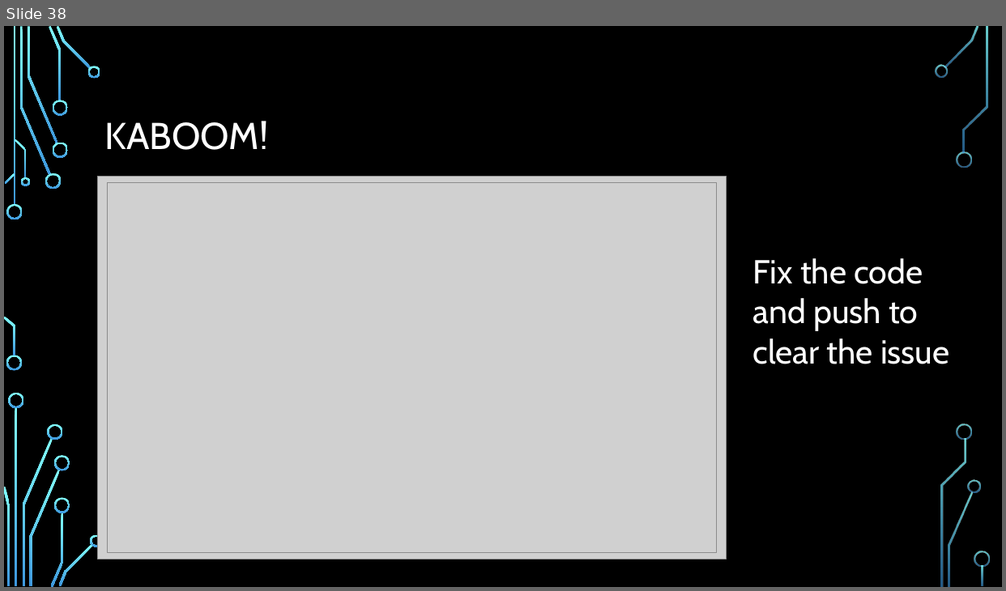
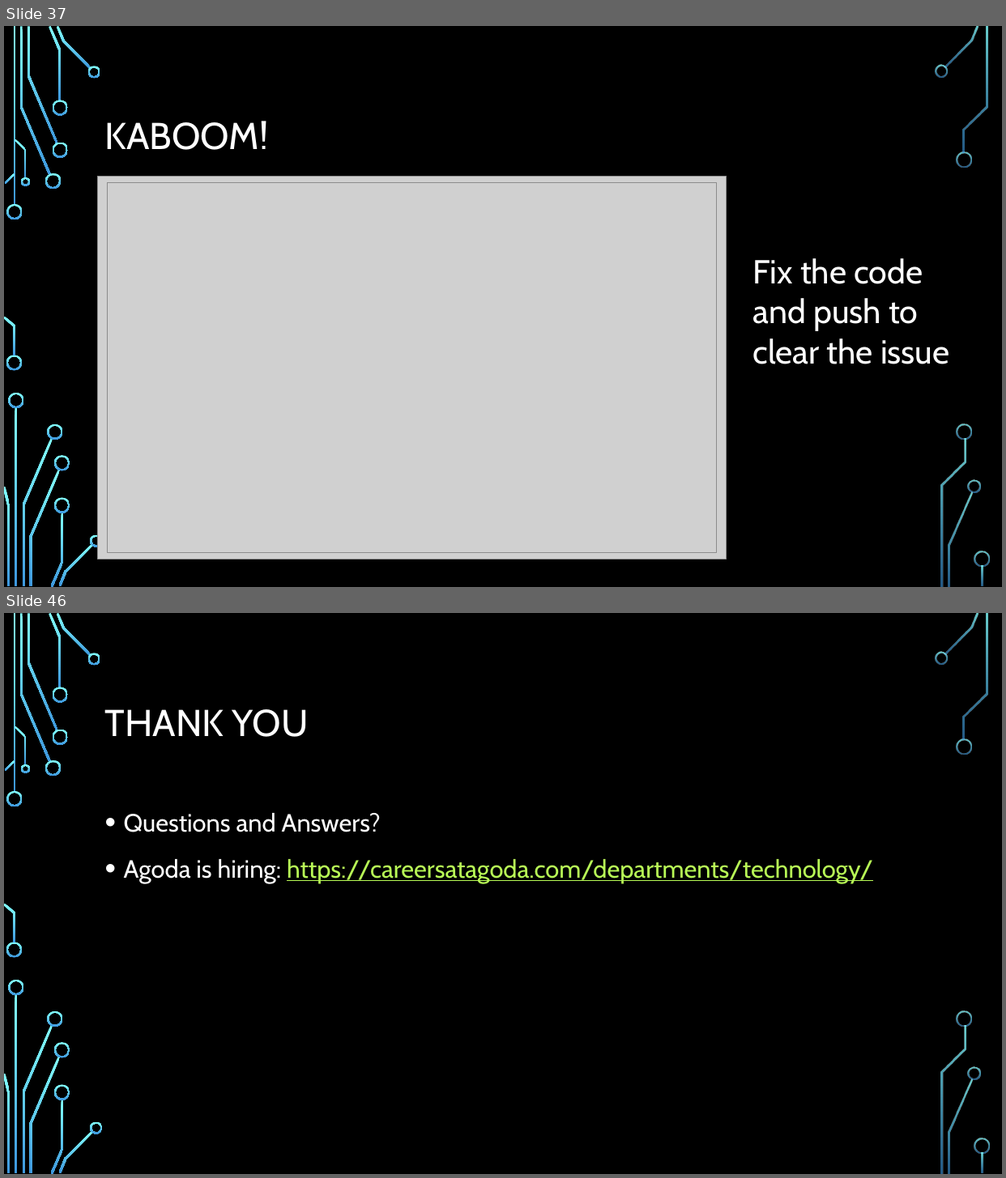
Before and after one commit to CedricAgoda/opensource-ci, a slide deck: Presentation/Full Open-Source CI.pptx. Shown one above the other, each under a label of ours: slide 38 before the commit, slides 37 and 46 after it; the slides between them are not shown. The pictures are 1006x591 and 1006x1178 pixels, drawn with LibreOffice and Linux fonts; fonts in the diff are those of the drawing; grey boxes stand for pictures; background and template pictures are left out. Boxes give left, top, right and bottom in pixels: in the first picture for what was removed or moved away, otherwise in the second. Text is boxed around its words. In the diff, an @@ line names an element or a change of style, - is before the commit and + after.

```diff
--- a/Presentation/Full Open-Source CI.pptx
+++ b/Presentation/Full Open-Source CI.pptx
@@ slide 46 added at <box>4,613,1002,1174</box>, background picture (left out); not listed: 36 template elements that a slide beside it also shows @@
@@ title added at <box>105,709,309,737</box>, 36 pt, text #FFFFFF @@
+THANK YOU
@@ text added at <box>124,813,873,884</box>, 24 pt, text #B8FA56, underline @@
+• Questions and Answers?
+• Agoda is hiring: https://careersatagoda.com/departments/technology/
@@ what was slide 38 is now slide 37 @@
```
Also in this commit, not shown: 7 slides changed, 6 other slides added, 5 slides removed, 4 other files.
